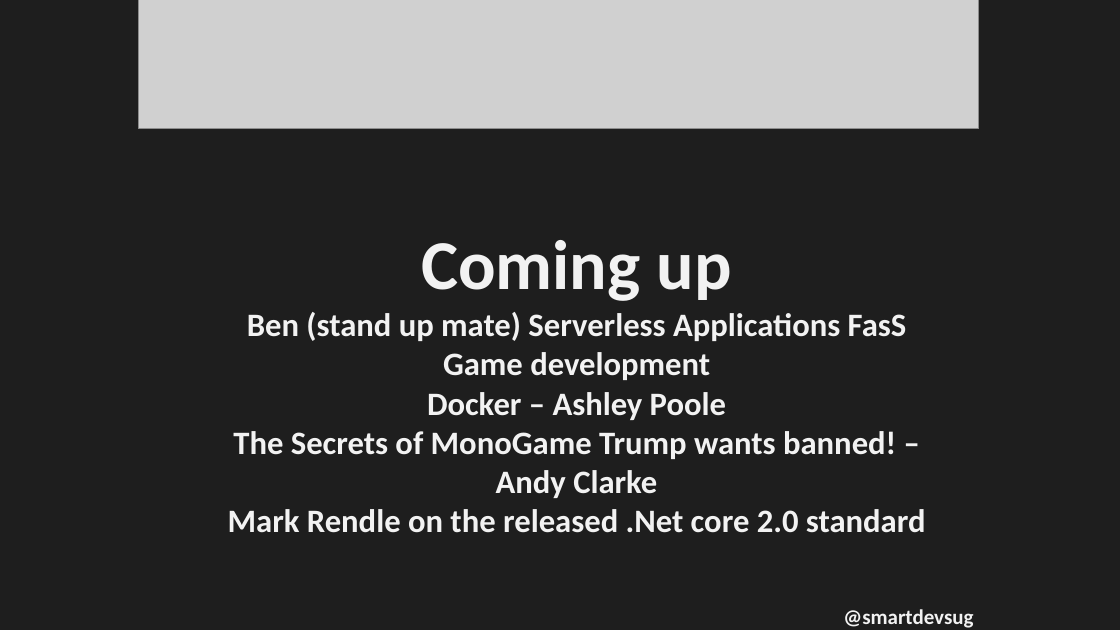
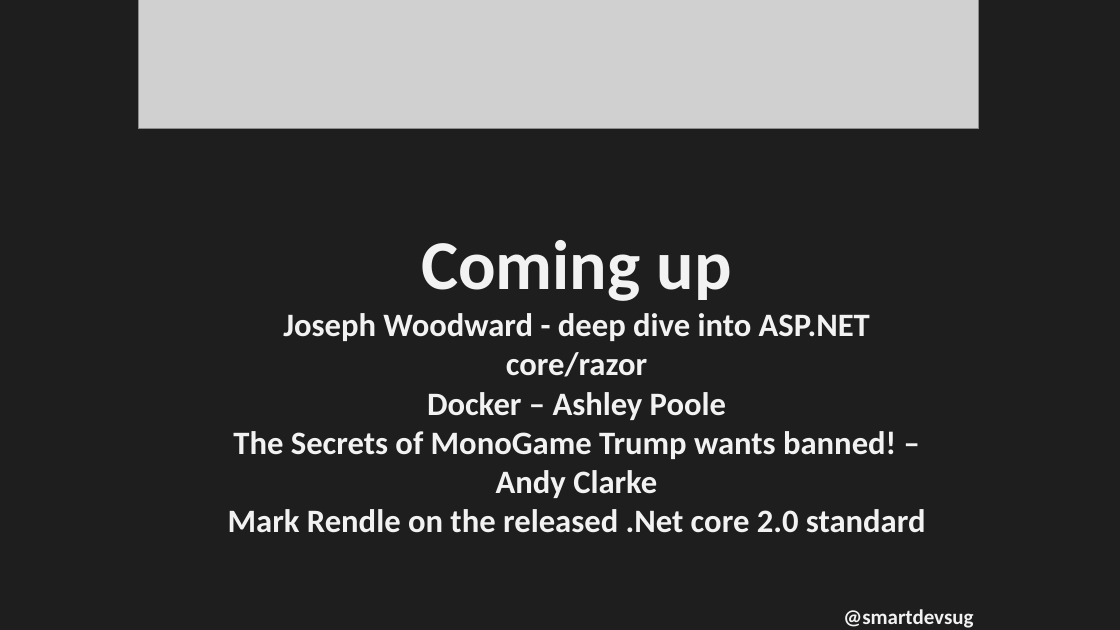
Before and after one commit to rippo/smartdevs, a slide deck: slide 5 of WelcomePresentation-SmartDevs.pptx. Drawn at 1120x630 pixels with LibreOffice and Linux fonts; fonts in the diff are those of the drawing; grey boxes stand for pictures. Boxes give left, top, right and bottom in pixels: in the first picture for what was removed or moved away, otherwise in the second. Text is boxed around its words. In the diff, an @@ line names an element or a change of style, - is before the commit and + after.

```diff
--- a/WelcomePresentation-SmartDevs.pptx
+++ b/WelcomePresentation-SmartDevs.pptx
@@ text at [233, 240, 896, 498]: text changed @@
-Coming up
-Ben (stand up mate) Serverless Applications FasS
-Game development
-Docker – Ashley Poole
-The Secrets of MonoGame Trump wants banned! – Andy Clarke
+Coming up
+Joseph Woodward - deep dive into ASP.NET core/razor
+Docker – Ashley Poole
+The Secrets of MonoGame Trump wants banned! – Andy Clarke
```
Also in this commit, not shown: 1 other slide changed.
